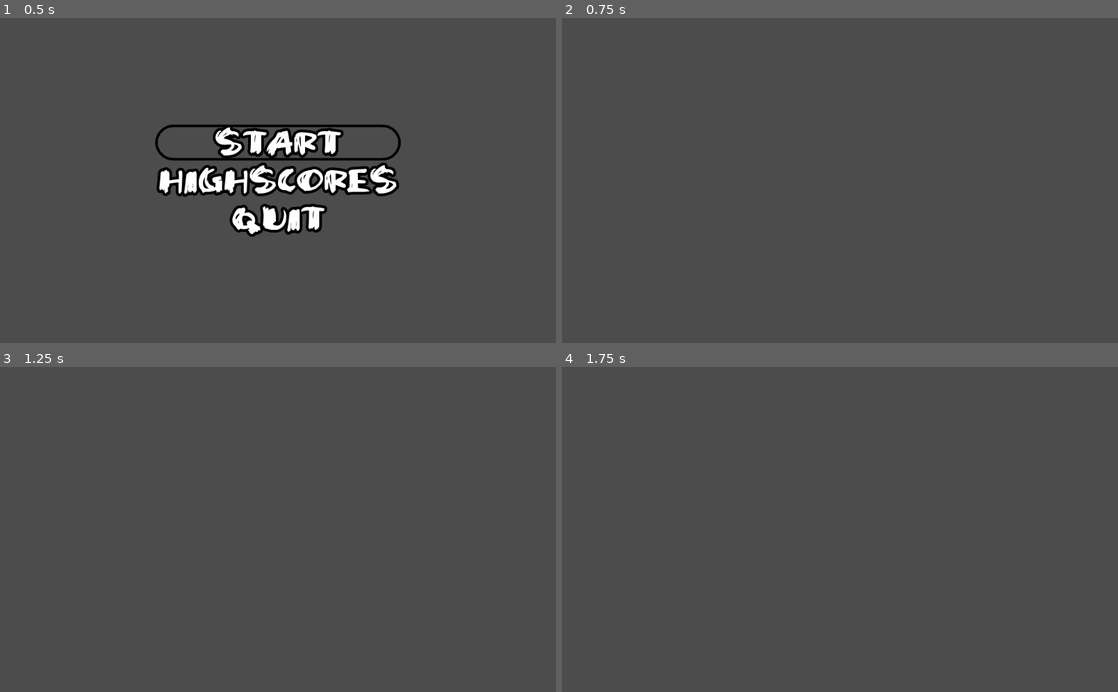
Above: before the commit, frames 1-4 (two rows, left to right).
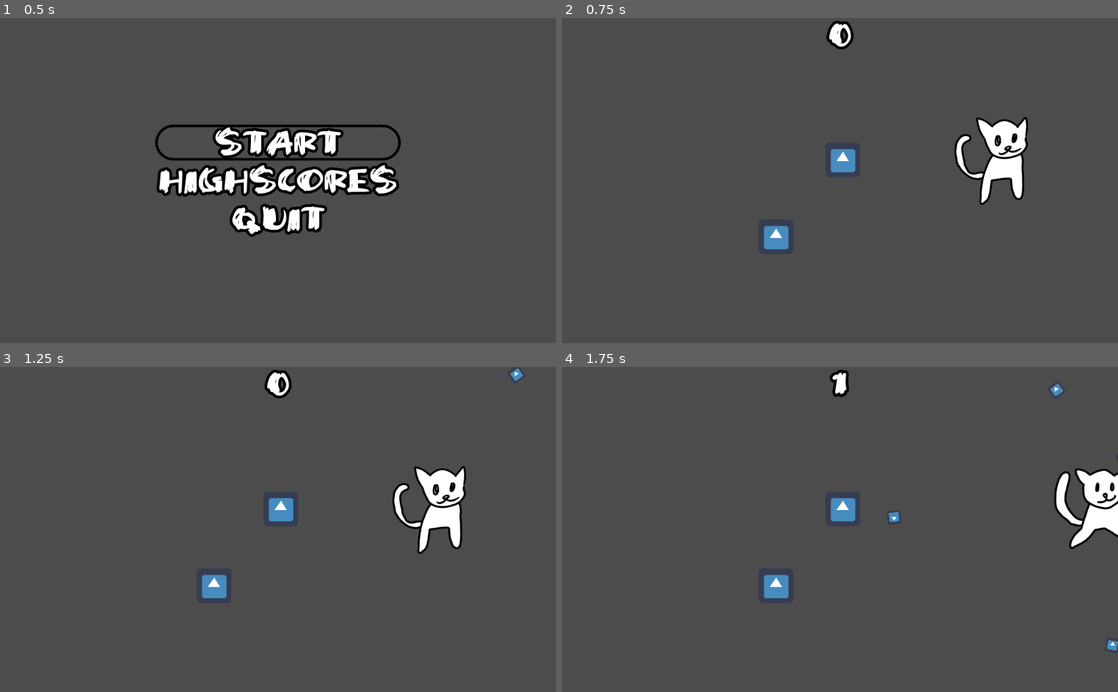
Above: after the commit, the same moments.

Repository: Magesu/mini-jam-100-overload
Game: Godot game, scene res://Main.tscn
Same seed, same stepped clock (60 frames per second), same inputs: the game is played once before the commit and once after it. The engine's default icon, where the game draws it, is replaced by a stand-in: a white triangle on a blue panel in a dark square.
Inputs (mouse positions are in pixels of both pictures, inside the frame that each line leads up to):
- Up to frame 1 (0.5 s): no input
- Up to frame 2 (0.75 s): click "Start" at 0.5 s
- Up to frame 3 (1.25 s): no input
- Up to frame 4 (1.75 s): move the mouse to (962, 513) at 1.27 s; hold Right (ui_right) from 1.28 s (still down); click (962, 513) at 1.35 s

Frame 1 is identical in both runs. In frame 2, 2.9% of the frame differs, in the area x 36-84%, y 0-72%; in frame 3, 2.9%, in the area x 36-95%, y 0-72%; in frame 4, 2.8%.

Commit message:
Fix Game.tscn

Diff:
--- a/Scenes/Game.tscn
+++ b/Scenes/Game.tscn
@@ -18,10 +18,6 @@
 
 [node name="CanvasLayer" type="CanvasLayer" parent="."]
 follow_viewport_enable = true
-
-[node name="Debug Menu" parent="CanvasLayer" instance=ExtResource( 1 )]
-visible = false
-margin_bottom = 162.0
 
 [node name="Score" type="Label" parent="."]
 anchor_left = 0.5
